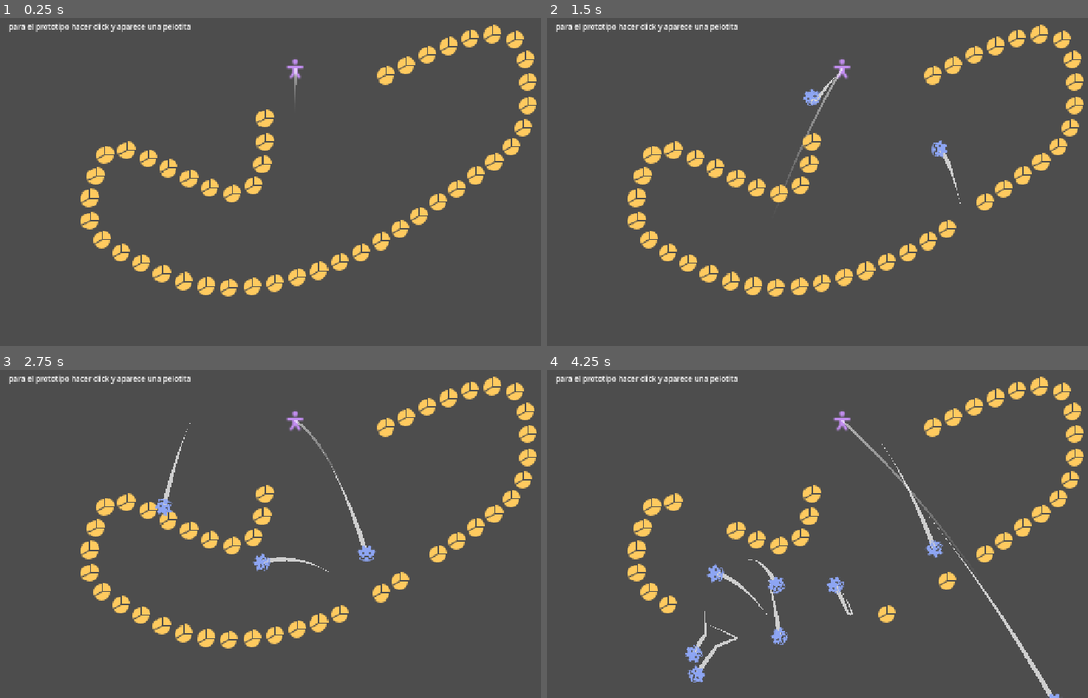
Above: before the commit, frames 1-4 (two rows, left to right).
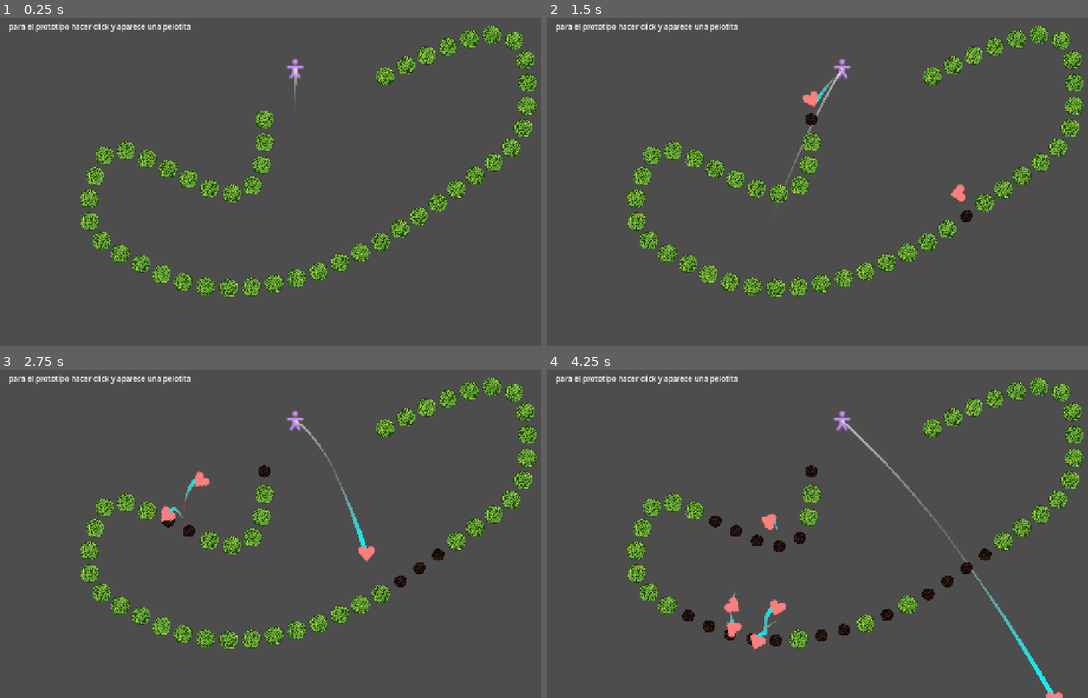
Above: after the commit, the same moments.

Repository: Markynico/LUJ-2026
Game: Godot game, scene res://escenas/prueba_escena.tscn
The game is run twice, just before and just after one commit, with the same random seed, the same clock (stepped at 60 frames per second) and the same inputs. Sound files missing from this copy of the repository are replaced by a short silence.
Inputs (mouse positions are in pixels of both pictures, inside the frame that each line leads up to):
- Up to frame 1 (0.25 s): no input
- Up to frame 2 (1.5 s): tap Y at 0.5, 1.25 s; move the mouse to (974, 162) at 0.52 s; click (974, 162) at 0.6 s; drag from (725, 195) to (812, 247) at 1.27 s
- Up to frame 3 (2.75 s): tap Y at 2 s; move the mouse to (357, 458) at 2.02 s; click (357, 458) at 2.1 s
- Up to frame 4 (4.25 s): tap Y at 2.75, 3.5 s; drag from (812, 599) to (666, 481) at 2.77 s; move the mouse to (1017, 583) at 3.52 s; click (1017, 583) at 3.6 s

The runs differ from the first frame. In frame 1, 7.4% of the frame differs, in the area x 14-100%, y 2-86%; in frame 2, 7.6%; in frame 3, 7.9%; in frame 4, 8.4%, in the area x 14-100%, y 2-100%.

Commit message:
resources y mejoras en los ovillos

Diff:
--- a/luj-2026/escenas/bola_de_pelos.tscn
+++ b/luj-2026/escenas/bola_de_pelos.tscn
@@ -1,24 +1,29 @@
 [gd_scene format=3 uid="uid://dccnge8bwnhmv"]
 
 [ext_resource type="Script" uid="uid://7uwexjujii6u" path="res://scripts/bola_de_pelos.gd" id="1_q2vq6"]
-[ext_resource type="Resource" uid="uid://douq6aja55n77" path="res://scripts/pelotitas_custom/espejito1.tres" id="2_rguhl"]
+[ext_resource type="Resource" uid="uid://cefp6mo0t1mgi" path="res://scripts/resources/BolaPelosNormal.tres" id="2_rguhl"]
 [ext_resource type="Texture2D" uid="uid://bsk14c2sew84m" path="res://iconos_custom/gobot.svg" id="2_unop5"]
+[ext_resource type="Script" uid="uid://c31lbqa2grch4" path="res://scripts/pelotitas_custom/efectos_pelotita.gd" id="3_mfh0k"]
+[ext_resource type="Resource" uid="uid://bvv1rqdfseda7" path="res://scripts/resources/EfectoEspejismo.tres" id="4_avp8o"]
 [ext_resource type="AudioStream" uid="uid://2jvby7clemka" path="res://assets/audio/sfx/romper_pelotita.wav" id="4_rguhl"]
 [ext_resource type="PackedScene" uid="uid://dmexovyecfyo4" path="res://escenas/componentes/estela_movimiento.tscn" id="4_tra1g"]
 
 [sub_resource type="CircleShape2D" id="CircleShape2D_37ege"]
 radius = 19.026299
 
-[node name="BolaDePelos" type="RigidBody2D" unique_id=660631560 node_paths=PackedStringArray("audio", "estela_movimiento")]
+[node name="BolaDePelos" type="RigidBody2D" unique_id=660631560 node_paths=PackedStringArray("sprite_bola", "estela_movimiento", "audio")]
 z_index = 1
 contact_monitor = true
 max_contacts_reported = 2
 script = ExtResource("1_q2vq6")
+configuracion_pelotita = ExtResource("2_rguhl")
+efectos_al_rebotar = Array[ExtResource("3_mfh0k")]([ExtResource("4_avp8o")])
+sprite_bola = NodePath("SpriteBola")
+estela_movimiento = NodePath("EstelaMovimiento")
 audio = NodePath("AudioRebote")
-tipo_pelotita = ExtResource("2_rguhl")
-estela_movimiento = NodePath("EstelaMovimiento")
 
-[node name="Sprite2D" type="Sprite2D" parent="." unique_id=1381481664]
+[node name="SpriteBola" type="Sprite2D" parent="." unique_id=1381481664]
+unique_name_in_owner = true
 texture_filter = 1
 scale = Vector2(2.5, 2.5)
 texture = ExtResource("2_unop5")
@@ -34,4 +39,7 @@
 [node name="EstelaMovimiento" parent="." unique_id=817457491 node_paths=PackedStringArray("body") instance=ExtResource("4_tra1g")]
 body = NodePath("..")
 
+[node name="VisibleOnScreenNotifier2D" type="VisibleOnScreenNotifier2D" parent="." unique_id=1816185939]
+
 [connection signal="body_shape_entered" from="." to="." method="_on_body_shape_entered"]
+[connection signal="screen_exited" from="VisibleOnScreenNotifier2D" to="." method="_on_visible_on_screen_notifier_2d_screen_exited"]
--- a/luj-2026/escenas/pelotita_estatica_prueba.tscn
+++ b/luj-2026/escenas/pelotita_estatica_prueba.tscn
@@ -1,22 +1,33 @@
-[gd_scene load_steps=5 format=3 uid="uid://dy3jqoayfdkwm"]
+[gd_scene format=3 uid="uid://dy3jqoayfdkwm"]
 
-[ext_resource type="Script" uid="uid://bovillo0000001" path="res://scripts/ovillo.gd" id="1_ovillo"]
-[ext_resource type="Texture2D" uid="uid://t22vju8kwtq7" path="res://iconos_custom/pie_chart.svg" id="1_dpe3i"]
+[ext_resource type="Script" uid="uid://cil5i0yy8liwu" path="res://scripts/ovillo.gd" id="1_ovillo"]
+[ext_resource type="Texture2D" uid="uid://dbcovwwwqfpky" path="res://assets/sprite_ovillos/Ovillo verde.png" id="2_231nb"]
+[ext_resource type="Resource" uid="uid://oqtx0omob3qi" path="res://scripts/resources/ovillo_normal.tres" id="2_ncv57"]
 [ext_resource type="AudioStream" uid="uid://2jvby7clemka" path="res://assets/audio/sfx/romper_pelotita.wav" id="3_231nb"]
+[ext_resource type="Texture2D" uid="uid://wr43cbl6x483" path="res://assets/sprite_ovillos/Ovillo negro.png" id="3_kjm64"]
 
 [sub_resource type="CircleShape2D" id="CircleShape2D_37ege"]
 radius = 20.0
 
-[node name="Pelotita_estatica_prueba" type="StaticBody2D" unique_id=142733400 node_paths=PackedStringArray("audio", "forma_colision", "sprite")]
+[node name="Ovillo" type="StaticBody2D" unique_id=142733400 node_paths=PackedStringArray("audio", "forma_colision", "sprite_normal", "sprite_desactivado")]
 script = ExtResource("1_ovillo")
+configuracion_ovillo = ExtResource("2_ncv57")
 audio = NodePath("AudioStreamPlayer")
 forma_colision = NodePath("CollisionShape2D")
-sprite = NodePath("Sprite2D")
+sprite_normal = NodePath("SpriteNormal")
+sprite_desactivado = NodePath("SpriteDesactivado")
 
-[node name="Sprite2D" type="Sprite2D" parent="." unique_id=20603333]
+[node name="SpriteNormal" type="Sprite2D" parent="." unique_id=20603333]
 texture_filter = 1
-scale = Vector2(2.5937502, 2.5937502)
-texture = ExtResource("1_dpe3i")
+position = Vector2(0.99999905, -3.9999995)
+scale = Vector2(0.16643755, 0.16643755)
+texture = ExtResource("2_231nb")
+
+[node name="SpriteDesactivado" type="Sprite2D" parent="." unique_id=550040605]
+visible = false
+position = Vector2(0, -2)
+scale = Vector2(0.11, 0.11)
+texture = ExtResource("3_kjm64")
 
 [node name="CollisionShape2D" type="CollisionShape2D" parent="." unique_id=1818122697]
 shape = SubResource("CircleShape2D_37ege")
--- a/luj-2026/escenas/prueba_escena.tscn
+++ b/luj-2026/escenas/prueba_escena.tscn
@@ -2,7 +2,7 @@
 
 [ext_resource type="PackedScene" uid="uid://brhfmi38jresg" path="res://escenas/componentes/disparador_pelotita.tscn" id="2_jn8va"]
 [ext_resource type="Script" uid="uid://bh3lxufik2p65" path="res://scripts/niveles/cargador_de_nivel.gd" id="3_qjisj"]
-[ext_resource type="Resource" uid="uid://40se36c7ho3d" path="res://niveles/prueba path.tres" id="4_7oqg1"]
+[ext_resource type="Resource" uid="uid://40se36c7ho3d" path="res://niveles/prueba bezier.tres" id="4_7oqg1"]
 [ext_resource type="PackedScene" uid="uid://dy3jqoayfdkwm" path="res://escenas/pelotita_estatica_prueba.tscn" id="4_qjisj"]
 
 [node name="PRUEBA_ESCENA" type="Node2D" unique_id=1045362644]
--- a/luj-2026/scripts/bola_de_pelos.gd
+++ b/luj-2026/scripts/bola_de_pelos.gd
@@ -2,34 +2,43 @@
 class_name BolaDePelos
 extends RigidBody2D
 
-@export var fuerza_rebote : float = 350 #TODO, por ahora existe aca pero podria ser una propiedad del objeto en el cual rebota
+@export_group("RESOURCES")
+##resource para configurar a la pelotita, contiene info de la textura, color de la estela y demas.
+@export var configuracion_pelotita : PelotitaBase
+@export var efectos_al_rebotar : Array[EfectosPelotita]
+
+@export_group("NODOS")
+@export var sprite_bola: Sprite2D
+@export var estela_movimiento : EstelaMovimiento
 @export var audio : AudioStreamPlayer
-@export var tipo_pelotita : PelotitaBase
-@export var estela_movimiento : EstelaMovimiento
+
+
 var fue_duplicada : bool = false #probando, seguro lo saco de aca
 
 func _ready() -> void:
-	estela_movimiento.set_color_estela(tipo_pelotita.colores_estela)
+	estela_movimiento.gradient = configuracion_pelotita.colores_estela
+	sprite_bola.texture = configuracion_pelotita.textura
 
 func _on_body_shape_entered(body_rid: RID, body: Node, body_shape_index: int, local_shape_index: int) -> void:
 	if body is BolaDePelos: #evito rebote con otras bolas de pelos
 		return
-	tipo_pelotita.impactar_con_objeto(self, body)
-	#impactar_con_objeto(body)
-
-func impactar_con_objeto(objeto : Node):
-	#por ahora se ejecuta el rebote clasico, pero aca meteria la logica para hacer ejecutar
-	#el efecto de impacto segun la pelotita q sea
-	#tipo_pelotita.impacto_con_objeto(objeto) algo asi seria
-	var normal = global_position.direction_to(objeto.global_position)
-	#var fuerza = objeto.get_fuerza_rebote() ?? idea
-	apply_central_impulse(-normal * fuerza_rebote)
-	audio.play()
-	objeto.queue_free()
+	for efecto in efectos_al_rebotar:
+		efecto.impactar_con_objeto(self, body)
+		sonido_rebote()
 
 
 func duplicar_pelotita():
-	if fue_duplicada:
+	if fue_duplicada: #para solo duplicarla una sola vez
 		return
-	get_parent().add_child(duplicate())
+	var pelotita_nueva : BolaDePelos = duplicate()
+	pelotita_nueva.fue_duplicada = true #evito q la duplicada tambien se duplique
+	get_parent().add_child(pelotita_nueva)
 	fue_duplicada = true
+
+func sonido_rebote():
+	audio.play()
+
+
+#eliminar la bola de pelos cuando sale de la pantalla
+func _on_visible_on_screen_notifier_2d_screen_exited() -> void:
+	queue_free()
--- a/luj-2026/scripts/estela_movimiento.gd
+++ b/luj-2026/scripts/estela_movimiento.gd
@@ -8,8 +8,6 @@
 func _ready() -> void:
 	set_as_top_level(true)
 
-func set_color_estela(gradiente : Gradient):
-	gradient = gradiente
 
 func _physics_process(_delta: float) -> void:
 	if not body:
--- a/luj-2026/scripts/ovillo.gd
+++ b/luj-2026/scripts/ovillo.gd
@@ -1,15 +1,37 @@
+@icon("res://assets/sprite_ovillos/Ovillo verde.png")
 class_name Ovillo
 extends StaticBody2D
 
+@export var configuracion_ovillo : OvilloBase
+
+@export_group("NODOS")
 @export var audio : AudioStreamPlayer
 @export var forma_colision : CollisionShape2D
-@export var sprite : Sprite2D
+@export var sprite_normal : Sprite2D
+@export var sprite_desactivado : Sprite2D
 
+var activado : bool = true
 
-func recibir_impacto() -> void:
+func _ready() -> void:
+	sprite_desactivado.hide()
+	audio.stream = configuracion_ovillo.audio
+	sprite_normal.texture = configuracion_ovillo.sprite
+
+func recibir_impacto() -> void: #se llama desde la bola de pelos al impactar con esto
+	if activado:
+		desactivar_ovillo()
+
+func desactivar_ovillo():
 	forma_colision.set_deferred("disabled", true)
-	sprite.hide()
-	if audio and audio.stream:
-		audio.play()
-		await audio.finished
-	queue_free()
+	sprite_normal.hide()
+	sprite_desactivado.show()
+	audio.play()
+	activado = false
+
+func reactivar_ovillo():
+	if not activado:
+		#aca le meto el codigo dsp
+		pass
+
+func congelar():
+	pass
--- /dev/null
+++ b/luj-2026/scripts/ovillos_custom/ovillo_base.gd
@@ -0,0 +1,5 @@
+class_name OvilloBase
+extends Resource
+
+@export var sprite : Texture
+@export var audio : AudioStream
--- /dev/null
+++ b/luj-2026/scripts/pelotitas_custom/efecto_espejismo.gd
@@ -0,0 +1,14 @@
+class_name EfectoEspejismo #efecto espejismo
+extends EfectosPelotita
+
+##contador de impactos que necesita para duplicarse
+@export var impactos_para_duplicar : int
+var contador_impactos : int = 0
+
+func impactar_con_objeto(pelotita : BolaDePelos ,objeto_a_impactar : Node2D): #probando
+	rebote_simple(pelotita, objeto_a_impactar)
+	contador_impactos += 1
+	if contador_impactos >= impactos_para_duplicar:
+		print("DUPLICAR PELOTITA")
+		pelotita.call_deferred("duplicar_pelotita")
+		contador_impactos = 0
--- /dev/null
+++ b/luj-2026/scripts/pelotitas_custom/efecto_rebote_normal.gd
@@ -0,0 +1,6 @@
+class_name EfectoReboteNormal
+extends EfectoEspejismo
+
+
+func impactar_con_objeto(pelotita : BolaDePelos ,objeto_a_impactar : Node2D):
+	rebote_simple(pelotita, objeto_a_impactar)
--- /dev/null
+++ b/luj-2026/scripts/pelotitas_custom/efectos_pelotita.gd
@@ -0,0 +1,21 @@
+class_name EfectosPelotita
+extends Resource
+
+
+#@export var cantidad_rebotes : int
+##fuerza de rebote, ojo q necesita un valor alto, con 200 minimo anda bien
+@export var fuerza_rebote : float = 200
+
+##Funcion q despues los demas efectos van a sobrescribir aplicando sus propios efectos, rebotes, y demas [br]
+##Se llama a la funcion cuando la pelotita impacte con algo
+func impactar_con_objeto(pelotita : BolaDePelos ,objeto_a_impactar : Node2D):
+	#rebote_simple(pelotita, objeto_a_impactar) #asi se usaria si queremos q la pelotita al impactar simplemente rebote y nada mas
+	pass
+
+##no es necesario que se sobre escriba, pero la dejo aca por si queremos evitar escribir mil veces la misma funcion para un simple rebote
+func rebote_simple(pelotita : BolaDePelos ,objeto_a_impactar : Node2D):
+	var normal = pelotita.global_position.direction_to(objeto_a_impactar.global_position)
+	#var fuerza = objeto.get_fuerza_rebote() ?? idea
+	pelotita.apply_central_impulse(-normal * fuerza_rebote)
+	if objeto_a_impactar is Ovillo:
+		objeto_a_impactar.recibir_impacto()
--- a/luj-2026/scripts/pelotitas_custom/espejito1.tres
+++ /dev/null
@@ -1,8 +0,0 @@
-[gd_resource type="Resource" script_class="PelotitaEspejismo" format=3 uid="uid://douq6aja55n77"]
-
-[ext_resource type="Script" uid="uid://oyp7vfsbtov4" path="res://scripts/pelotitas_custom/pelotita_espejismo.gd" id="1_cr1et"]
-
-[resource]
-script = ExtResource("1_cr1et")
-fuerza_rebote = 500.0
-metadata/_custom_type_script = "uid://oyp7vfsbtov4"
--- a/luj-2026/scripts/pelotitas_custom/pelotita1.tres
+++ /dev/null
@@ -1,13 +0,0 @@
-[gd_resource type="Resource" script_class="PelotitaBase" format=3 uid="uid://k56qc5prhw3"]
-
-[ext_resource type="Script" uid="uid://c7ogyqxnq7236" path="res://scripts/pelotitas_custom/pelotita_base.gd" id="1_28o7q"]
-
-[sub_resource type="Gradient" id="Gradient_28o7q"]
-offsets = PackedFloat32Array(0.5744681, 1)
-colors = PackedColorArray(0, 0.63003486, 0.54843795, 1, 1, 0.5981346, 0.91096276, 1)
-
-[resource]
-script = ExtResource("1_28o7q")
-colores_estela = SubResource("Gradient_28o7q")
-fuerza_rebote = 20.0
-metadata/_custom_type_script = "uid://c7ogyqxnq7236"
--- a/luj-2026/scripts/pelotitas_custom/pelotita2.tres
+++ /dev/null
@@ -1,12 +0,0 @@
-[gd_resource type="Resource" script_class="PelotitaBase" format=3 uid="uid://cdkd5sdqylel"]
-
-[ext_resource type="Script" uid="uid://c7ogyqxnq7236" path="res://scripts/pelotitas_custom/pelotita_base.gd" id="1_ddhdq"]
-
-[sub_resource type="Gradient" id="Gradient_fwkfv"]
-offsets = PackedFloat32Array(0, 0.61170214)
-colors = PackedColorArray(0.92941177, 0, 0, 1, 0, 0.74339545, 0.7433953, 1)
-
-[resource]
-script = ExtResource("1_ddhdq")
-colores_estela = SubResource("Gradient_fwkfv")
-metadata/_custom_type_script = "uid://c7ogyqxnq7236"
--- a/luj-2026/scripts/pelotitas_custom/pelotita_base.gd
+++ b/luj-2026/scripts/pelotitas_custom/pelotita_base.gd
@@ -5,19 +5,3 @@
 @export var textura : Texture2D
 ##colores para la estela q deja la pelotita al moverse
 @export var colores_estela : Gradient
-@export var cantidad_rebotes : int
-@export var fuerza_rebote : float
-
-##Funcion q despues las demas pelotitas van a sobrescribir aplicando sus propios efectos, rebotes, y demas [br]
-##Se llama a la funcion cuando la pelotita impacte con algo
-func impactar_con_objeto(pelotita : BolaDePelos ,objeto_a_impactar : Node2D):
-	#rebote_simple(pelotita, objeto_a_impactar) #asi se usaria si queremos q la pelotita al impactar simplemente rebote y nada mas
-	pass
-
-##no es necesario que se sobre escriba, pero la dejo aca por si queremos evitar escribir mil veces la misma funcion para un simple rebote
-func rebote_simple(pelotita : BolaDePelos ,objeto_a_impactar : Node2D):
-	var normal = pelotita.global_position.direction_to(objeto_a_impactar.global_position)
-	#var fuerza = objeto.get_fuerza_rebote() ?? idea
-	pelotita.apply_central_impulse(-normal * fuerza_rebote)
-	if objeto_a_impactar.has_method("recibir_impacto"):
-		objeto_a_impactar.recibir_impacto()
--- a/luj-2026/scripts/pelotitas_custom/pelotita_espejismo.gd
+++ /dev/null
@@ -1,14 +0,0 @@
-class_name PelotitaEspejismo
-extends PelotitaBase
-
-#probando pelotitas con efectos propios
-
-var contador_impactos : int = 0
-
-func impactar_con_objeto(pelotita : BolaDePelos ,objeto_a_impactar : Node2D): #probando
-	rebote_simple(pelotita, objeto_a_impactar)
-	contador_impactos += 1
-	if contador_impactos >3:
-		print("DUPLICAR PELOTITA")
-		pelotita.duplicar_pelotita()
-		contador_impactos = 0
--- /dev/null
+++ b/luj-2026/scripts/resources/BolaPelosNormal.tres
@@ -0,0 +1,16 @@
+[gd_resource type="Resource" script_class="PelotitaBase" format=3 uid="uid://cefp6mo0t1mgi"]
+
+[ext_resource type="Script" uid="uid://c7ogyqxnq7236" path="res://scripts/pelotitas_custom/pelotita_base.gd" id="1_07tsf"]
+[ext_resource type="AudioStream" uid="uid://2jvby7clemka" path="res://assets/audio/sfx/romper_pelotita.wav" id="1_riwt3"]
+[ext_resource type="Texture2D" uid="uid://y01cjx6nscow" path="res://iconos_custom/heart.svg" id="2_pxh3y"]
+
+[sub_resource type="Gradient" id="Gradient_pxh3y"]
+offsets = PackedFloat32Array(0, 0.32446808, 1)
+colors = PackedColorArray(0.7882353, 0, 0, 1, 0.5159575, 0.5159575, 0.5159575, 1, 0, 1, 1, 1)
+
+[resource]
+script = ExtResource("1_07tsf")
+textura = ExtResource("2_pxh3y")
+colores_estela = SubResource("Gradient_pxh3y")
+audio_al_rebotar = ExtResource("1_riwt3")
+metadata/_custom_type_script = "uid://c7ogyqxnq7236"
--- /dev/null
+++ b/luj-2026/scripts/resources/EfectoEspejismo.tres
@@ -0,0 +1,9 @@
+[gd_resource type="Resource" script_class="EfectoEspejismo" format=3 uid="uid://bvv1rqdfseda7"]
+
+[ext_resource type="Script" uid="uid://oyp7vfsbtov4" path="res://scripts/pelotitas_custom/efecto_espejismo.gd" id="1_23o7r"]
+
+[resource]
+script = ExtResource("1_23o7r")
+impactos_para_duplicar = 3
+fuerza_rebote = 222.0
+metadata/_custom_type_script = "uid://oyp7vfsbtov4"
--- /dev/null
+++ b/luj-2026/scripts/resources/EfectoReboteNormal.tres
@@ -0,0 +1,7 @@
+[gd_resource type="Resource" script_class="EfectoReboteNormal" format=3 uid="uid://c1v3eyk4mhclb"]
+
+[ext_resource type="Script" uid="uid://5i4oxxen13xa" path="res://scripts/pelotitas_custom/efecto_rebote_normal.gd" id="1_ol16t"]
+
+[resource]
+script = ExtResource("1_ol16t")
+metadata/_custom_type_script = "uid://5i4oxxen13xa"
--- /dev/null
+++ b/luj-2026/scripts/resources/ovillo_normal.tres
@@ -0,0 +1,11 @@
+[gd_resource type="Resource" script_class="OvilloBase" format=3 uid="uid://oqtx0omob3qi"]
+
+[ext_resource type="Script" uid="uid://bbkyk2anhunsd" path="res://scripts/ovillos_custom/ovillo_base.gd" id="1_5c3gd"]
+[ext_resource type="AudioStream" uid="uid://2jvby7clemka" path="res://assets/audio/sfx/romper_pelotita.wav" id="1_6ilwu"]
+[ext_resource type="Texture2D" uid="uid://dbcovwwwqfpky" path="res://assets/sprite_ovillos/Ovillo verde.png" id="3_tdv8f"]
+
+[resource]
+script = ExtResource("1_5c3gd")
+sprite = ExtResource("3_tdv8f")
+audio = ExtResource("1_6ilwu")
+metadata/_custom_type_script = "uid://bbkyk2anhunsd"
Binary file added: luj-2026/assets/sprite_ovillos/Ovillo negro.png
Not shown, added: luj-2026/assets/sprite_ovillos/Ovillo negro.png.import
Binary file added: luj-2026/assets/sprite_ovillos/Ovillo verde.png
Not shown, added: luj-2026/assets/sprite_ovillos/Ovillo verde.png.import
Not shown, added: luj-2026/scripts/ovillos_custom/ovillo_base.gd.uid
Renamed: luj-2026/scripts/pelotitas_custom/pelotita_espejismo.gd.uid -> luj-2026/scripts/pelotitas_custom/efecto_espejismo.gd.uid
Not shown, added: luj-2026/scripts/pelotitas_custom/efecto_rebote_normal.gd.uid
Not shown, added: luj-2026/scripts/pelotitas_custom/efectos_pelotita.gd.uid
